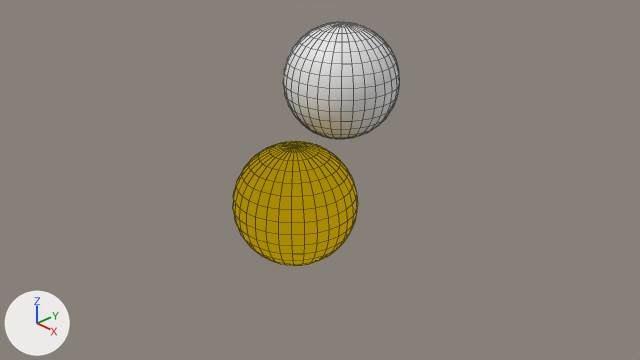
The Blender file resources/material_node_groups.blend as it was, and as the next commit left it.
Both versions are drawn from the file's camera 'Camera'. Lighting does not change. The marker at lower left points along +X, +Y and +Z. Mesh edges are drawn as thin lines.
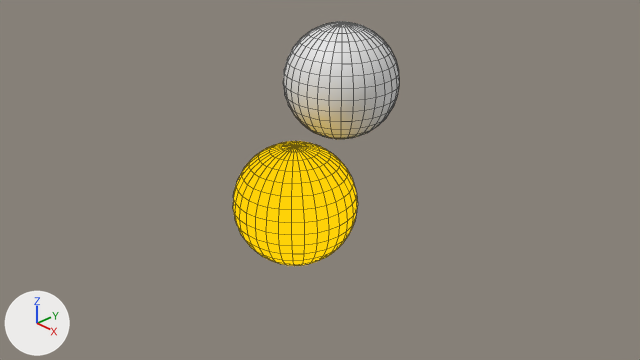
Where the change shows, as pixel boxes [x1, y1, x2, y2] in the pictures (640 x 360 px):
'Sphere', surface changed: [233, 141, 358, 266] in both

Patch to the scene script:
```diff
--- a/resources/material_node_groups.blend.py
+++ b/resources/material_node_groups.blend.py
@@ ng_mtoon_unversioned @@
 n29 = _N.new('NodeGroupInput'); n29.name = 'Group Input.005'
-n30 = _N.new('ShaderNodeEmission'); n30.name = 'Emission'
-n30.inputs[1].default_value = 0.4  # 'Strength'
 n31 = _N.new('ShaderNodeEmission'); n31.name = 'Emission.001'
@@ ng_mtoon_unversioned @@
 n50.inputs[1].default_value = 2.2  # 'Gamma'
+n30 = _N.new('ShaderNodeEmission'); n30.name = 'Emission'
 _L.new(n1.outputs[0], n13.inputs[0])  # 'Output' to 'Value'
```
